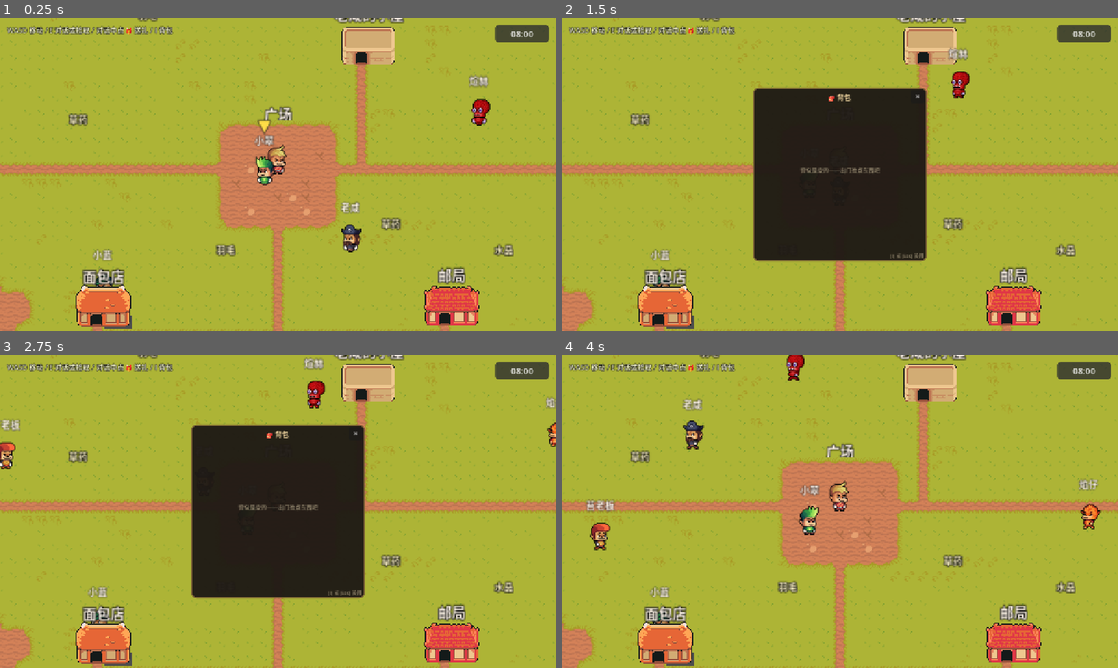
Above: before the commit, frames 1-4 (two rows, left to right).
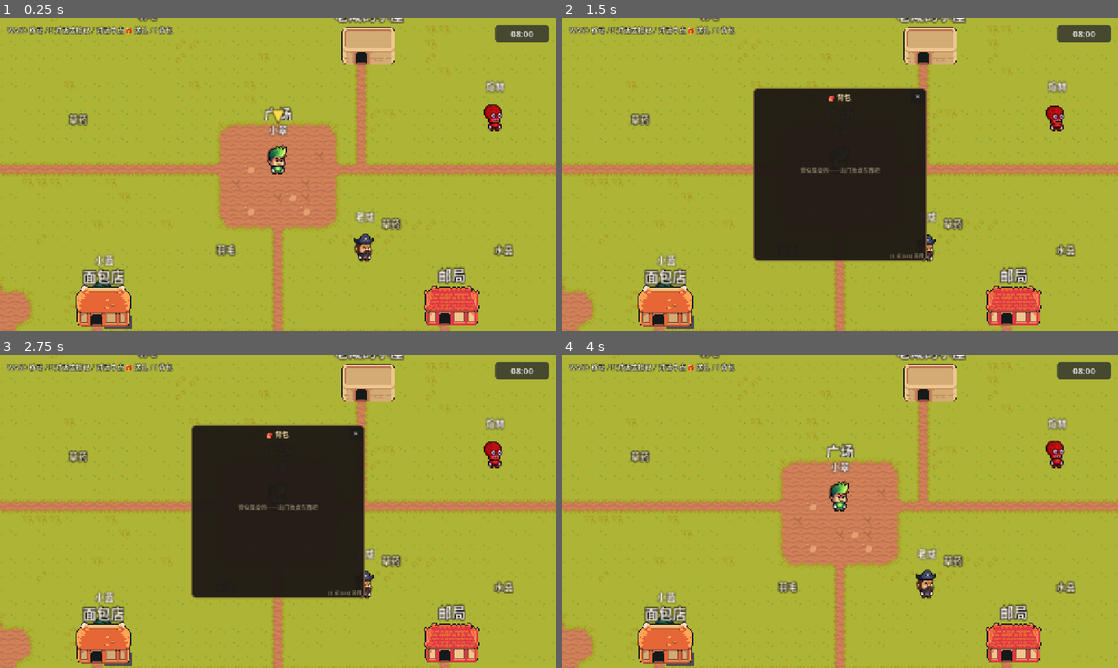
Above: after the commit, the same moments.

Repository: hotlddx-collab/game01
Game: Godot game, scene res://scenes/main.tscn
Two runs of this game, one before a commit and one after it. Both use one fixed random seed, a clock stepped at 60 frames per second and the inputs below.
Inputs:
- Up to frame 1 (0.25 s): no input
- Up to frame 2 (1.5 s): tap Enter at 0.5 s; hold D (move_right) 0.53-1.28 s; hold E (interact) 0.53-1.28 s; hold S (move_down) from 1.28 s (still down); tap I at 1.35 s
- Up to frame 3 (2.75 s): release S (move_down) at 2.03 s; hold D (move_right) from 2.03 s (still down); hold E (interact) from 2.03 s (still down)
- Up to frame 4 (4 s): release D (move_right) at 2.78 s; release E (interact) at 2.78 s; hold W (move_up) 2.78-3.53 s; tap I at 2.85 s; hold A (move_left) from 3.53 s (still down); hold E (interact) from 3.53 s (still down)

The runs differ from the first frame. In frame 1, 2.2% of the frame differs, in the area x 16-91%, y 18-86%; in frame 2, 1.1%; in frame 3, 1.6%; in frame 4, 2.8%, in the area x 4-97%, y 0-86%.

Commit message:
feat: NavigationAgent2D 寻路 + 动态导航网格(从 ObstacleLayer 生成)

Diff:
--- a/scenes/main.tscn
+++ b/scenes/main.tscn
@@ -13,6 +13,7 @@
 [ext_resource type="Script" uid="uid://dko1vc3sg4e2a" path="res://scripts/ground_layer.gd" id="11_ground"]
 [ext_resource type="Texture2D" uid="uid://dbbi6nq1kixdc" path="res://assets/tilesets/TilesetHouse.png" id="12_houses"]
 [ext_resource type="Script" uid="uid://48ju5a35rm3y" path="res://scripts/obstacle_layer.gd" id="13_obstacle"]
+[ext_resource type="Script" uid="uid://cnavregion001" path="res://scripts/nav_region.gd" id="14_nav"]
 
 [sub_resource type="RectangleShape2D" id="RectangleShape2D_eb6dy"]
 size = Vector2(29.908037, 31.714153)
@@ -33,6 +34,9 @@
 [node name="DayNight" type="Node" parent="." unique_id=2109493645]
 script = ExtResource("6_daynight")
 canvas_modulate_path = NodePath("../WorldModulate")
+
+[node name="NavRegion" type="NavigationRegion2D" parent="." unique_id=4400000001]
+script = ExtResource("14_nav")
 
 [node name="Ground" type="TileMapLayer" parent="." unique_id=145947947]
 z_index = -200
--- a/scripts/animal.gd
+++ b/scripts/animal.gd
@@ -6,7 +6,7 @@
 ## AnimatedSprite2D 根据移动方向播放动画。头顶 Label 显示名字+当前 intent。
 ## 玩家可用 E 触发对话。
 ##
-## P0 用直线 move_toward 移动；P1+ 换 NavigationAgent2D。
+## 移动：使用 NavigationAgent2D 绕过障碍物。NavRegion 未就绪时降级为直线移动。
 
 @export_file("*.json") var persona_file: String = ""
 @export var move_speed: float = 80.0
@@ -26,6 +26,9 @@
 var _target_pos: Vector2 = Vector2.ZERO
 var _moving: bool = false
 var _last_dir: String = "down"
+
+## NavigationAgent2D（动态创建）
+var _nav_agent: NavigationAgent2D = null
 
 @onready var sprite: AnimatedSprite2D = %AnimatedSprite2D
 @onready var name_label: Label = %NameLabel
@@ -62,10 +65,21 @@
 
 func _ready() -> void:
 	add_to_group("npc")
+	_setup_nav_agent()
 	_load_persona()
 	WorldClock.tick.connect(_on_tick)
 	# 先按当前时间立即决定一次目标
 	_update_target_by_time()
+
+
+func _setup_nav_agent() -> void:
+	_nav_agent = NavigationAgent2D.new()
+	_nav_agent.path_desired_distance = 8.0
+	_nav_agent.target_desired_distance = arrive_distance
+	_nav_agent.avoidance_enabled = true       # NPC 互相避让
+	_nav_agent.radius = 10.0                   # 避让半径
+	_nav_agent.max_speed = move_speed
+	add_child(_nav_agent)
 
 
 func _physics_process(_delta: float) -> void:
@@ -90,13 +104,25 @@
 			_target_pos = _intent_target_pos
 			_moving = true
 	if _moving:
-		var to_target: Vector2 = _target_pos - global_position
-		if to_target.length() <= arrive_distance:
-			_moving = false
-			velocity = Vector2.ZERO
+		# ── NavigationAgent2D 路径跟随 ──
+		if _nav_agent != null and not _nav_agent.is_navigation_finished():
+			var next_pos: Vector2 = _nav_agent.get_next_path_position()
+			var dir: Vector2 = (next_pos - global_position)
+			if dir.length() < arrive_distance:
+				_moving = false
+				velocity = Vector2.ZERO
+			else:
+				velocity = dir.normalized() * move_speed
+				move_and_slide()
 		else:
-			velocity = to_target.normalized() * move_speed
-			move_and_slide()
+			# 降级：直线移动（NavRegion 未就绪或路径已完成）
+			var to_target: Vector2 = _target_pos - global_position
+			if to_target.length() <= arrive_distance:
+				_moving = false
+				velocity = Vector2.ZERO
+			else:
+				velocity = to_target.normalized() * move_speed
+				move_and_slide()
 	else:
 		velocity = Vector2.ZERO
 	_update_animation()
@@ -188,6 +214,9 @@
 		_target_pos = base_pos + _location_offset(loc)
 		_current_intent = picked.get("intent", "")
 		_moving = true
+		# 通知 NavAgent 新目标
+		if _nav_agent != null:
+			_nav_agent.target_position = _target_pos
 		if thought_label:
 			thought_label.text = _current_intent
 
@@ -325,6 +354,8 @@
 	_intent_callback = on_arrive
 	_intent_active = true
 	_moving = true
+	if _nav_agent != null:
+		_nav_agent.target_position = target_pos
 
 
 ## 朝向某点（简单 horizontal flip + last_dir 记录，立即生效不依赖 velocity）
--- /dev/null
+++ b/scripts/nav_region.gd
@@ -0,0 +1,111 @@
+extends NavigationRegion2D
+## 动态导航区域。
+##
+## 运行时自动从 GroundLayer 范围 + ObstacleLayer tile 数据生成可行走多边形，
+## 无需在编辑器里手动烘焙。地图修改后重启游戏即更新。
+##
+## 场景里加一个 NavigationRegion2D 节点，挂此脚本，其他什么都不用配置。
+
+## 地图可行走区域（像素坐标）— 与 GroundLayer 的 origin_offset + size 匹配
+@export var walk_min: Vector2 = Vector2(-320, -320)  # tile(-20,-20) * 16
+@export var walk_max: Vector2 = Vector2(1600, 1120)  # tile(100,70) * 16
+
+## 每个 tile 边长（像素）
+@export var tile_size: int = 16
+
+## 障碍膨胀量（像素）：让 NPC 离障碍物边缘保持一段距离
+@export var obstacle_margin: float = 4.0
+
+
+func _ready() -> void:
+	if Engine.is_editor_hint():
+		return
+	# 等两帧让所有 TileMapLayer 节点 _ready() 完成加载 tile 数据
+	await get_tree().process_frame
+	await get_tree().process_frame
+	_build_and_bake()
+
+
+func _build_and_bake() -> void:
+	var poly := NavigationPolygon.new()
+
+	# ── 外边界：整个可行走区域（顺时针，Godot Y向下）──
+	var outer := PackedVector2Array([
+		Vector2(walk_min.x, walk_min.y),
+		Vector2(walk_max.x, walk_min.y),
+		Vector2(walk_max.x, walk_max.y),
+		Vector2(walk_min.x, walk_max.y),
+	])
+	poly.add_outline(outer)
+
+	# ── 障碍孔洞：从 ObstacleLayer 读取 tile 格并合并为矩形 ──
+	var obstacle_node := _find_obstacle_layer()
+	if obstacle_node:
+		var cells: Array = obstacle_node.get_used_cells()
+		if not cells.is_empty():
+			var rects := _merge_cells(cells)
+			var m := obstacle_margin
+			for rect: Rect2i in rects:
+				var rx: float = rect.position.x * tile_size - m
+				var ry: float = rect.position.y * tile_size - m
+				var rw: float = rect.size.x * tile_size + m * 2.0
+				var rh: float = rect.size.y * tile_size + m * 2.0
+				# 孔洞逆时针（与外边界方向相反）
+				poly.add_outline(PackedVector2Array([
+					Vector2(rx,      ry),
+					Vector2(rx,      ry + rh),
+					Vector2(rx + rw, ry + rh),
+					Vector2(rx + rw, ry),
+				]))
+
+	poly.make_polygons_from_outlines()
+	navigation_polygon = poly
+	bake_navigation_polygon(false)
+
+	var hole_count := poly.get_outline_count() - 1
+	print("[NavRegion] 导航网格烘焙完成，障碍孔洞数：%d" % hole_count)
+
+
+func _find_obstacle_layer() -> TileMapLayer:
+	# 先找 group，找不到再用节点名扫描
+	var groups := get_tree().get_nodes_in_group("obstacle_layer")
+	if not groups.is_empty():
+		return groups[0] as TileMapLayer
+	# fallback：遍历父节点的子节点
+	var parent := get_parent()
+	if parent == null:
+		return null
+	for child in parent.get_children():
+		if child is TileMapLayer and child.name == "Obstacle":
+			return child as TileMapLayer
+	return null
+
+
+func _merge_cells(cells: Array) -> Array[Rect2i]:
+	## 贪心合并相邻 tile 为大矩形（减少多边形孔洞数）
+	var grid := {}
+	for c: Vector2i in cells:
+		grid[c] = true
+	var rects: Array[Rect2i] = []
+	var visited := {}
+	for c: Vector2i in cells:
+		if visited.has(c):
+			continue
+		var w := 1
+		while grid.has(Vector2i(c.x + w, c.y)) and not visited.has(Vector2i(c.x + w, c.y)):
+			w += 1
+		var h := 1
+		while true:
+			var ok := true
+			for dx in range(w):
+				if not grid.has(Vector2i(c.x + dx, c.y + h)) or visited.has(Vector2i(c.x + dx, c.y + h)):
+					ok = false
+					break
+			if not ok:
+				break
+			h += 1
+		for dx in range(w):
+			for dy in range(h):
+				visited[Vector2i(c.x + dx, c.y + dy)] = true
+		rects.append(Rect2i(c.x, c.y, w, h))
+	return rects
--- a/scripts/obstacle_layer.gd
+++ b/scripts/obstacle_layer.gd
@@ -20,6 +20,7 @@
 
 func _ready() -> void:
 	z_index = -190
+	add_to_group("obstacle_layer")  # 供 NavRegion 动态查找
 	if Engine.is_editor_hint():
 		return
 	_build_collision()
Not shown, added: scripts/nav_region.gd.uid
